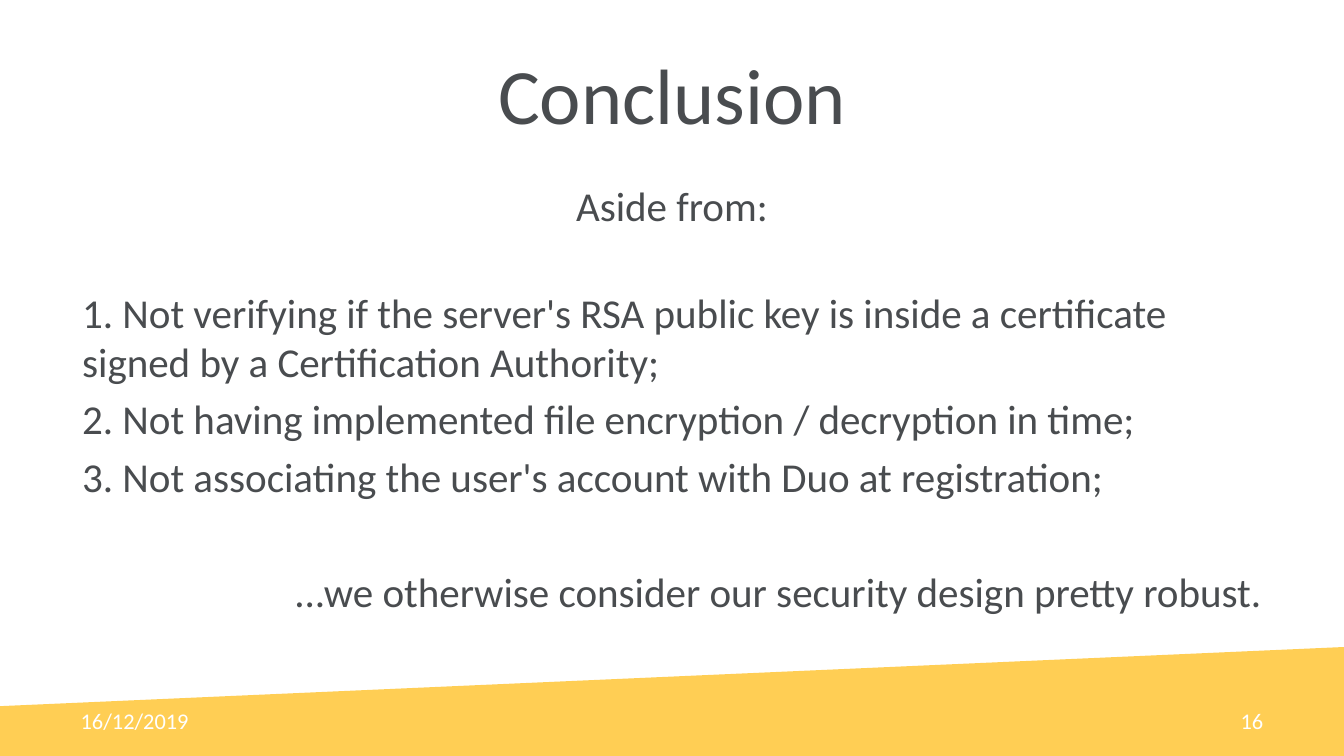
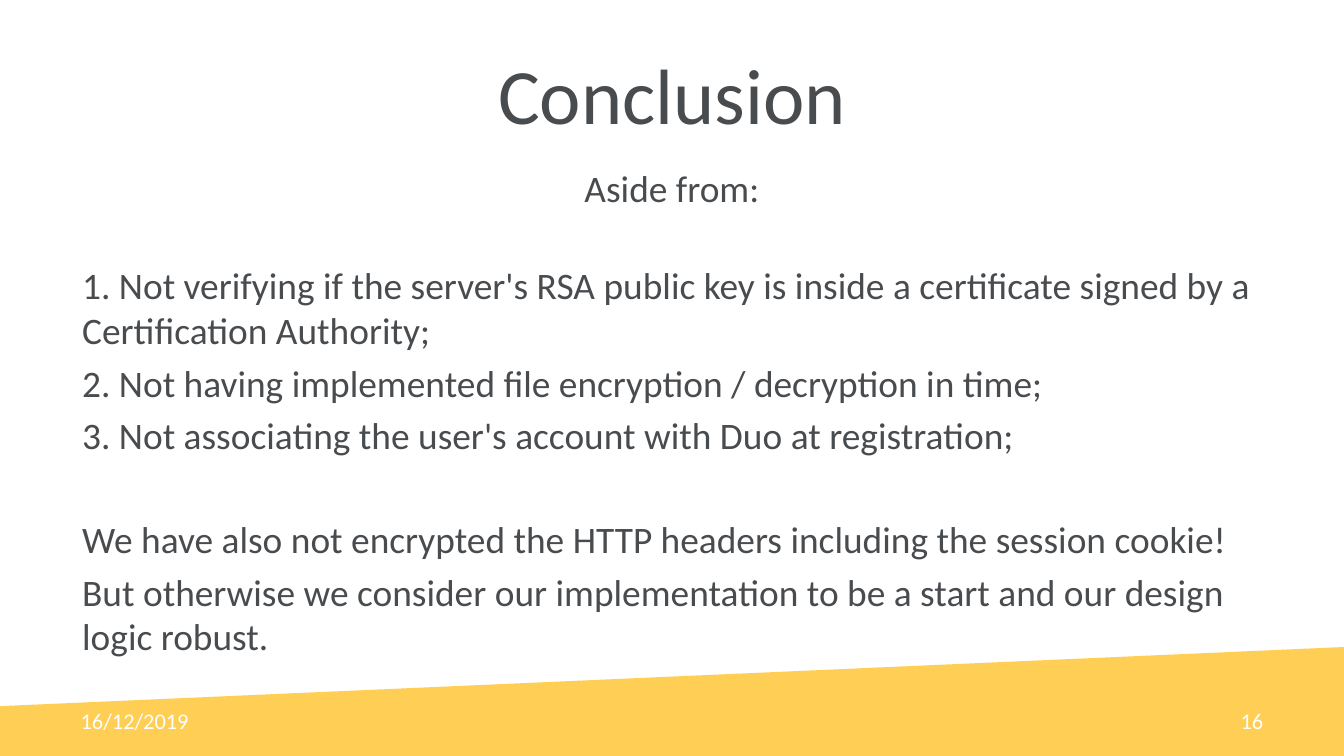
Before and after one commit to MangaD/SIRS-Project, a slide deck: slide 16 of documentation/presentation/T18_Mon_1500_0-14_presentation.pptx. Drawn at 1344x756 pixels with LibreOffice and Linux fonts; fonts in the diff are those of the drawing; background and template pictures are left out. Boxes give left, top, right and bottom in pixels: in the first picture for what was removed or moved away, otherwise in the second. Text is boxed around its words. In the diff, an @@ line names an element or a change of style, - is before the commit and + after.

Commit message:
update presentation

```diff
--- a/documentation/presentation/T18_Mon_1500_0-14_presentation.pptx
+++ b/documentation/presentation/T18_Mon_1500_0-14_presentation.pptx
@@ text "Aside from:": place and size @@
-text "Aside from:" at box(82, 192, 1261, 614)
+text "Aside from:" at box(82, 176, 1250, 613)
@@ text at box(82, 176, 1250, 456): size 22 to 20 pt in "Aside from:", "1. Not verifying if the server's RSA ...", "2. Not having implemented file encryption / ...", "3. Not associating the user's account with ..." @@
@@ text at box(82, 527, 1226, 613): text changed; size 22 to 20 pt @@
-...we otherwise consider our security design pretty robust.
+We have also not encrypted the HTTP headers including the session cookie!
+But otherwise we consider our implementation to be a start and our design logic robust.
```
Also in this commit, not shown: 2 other files.
